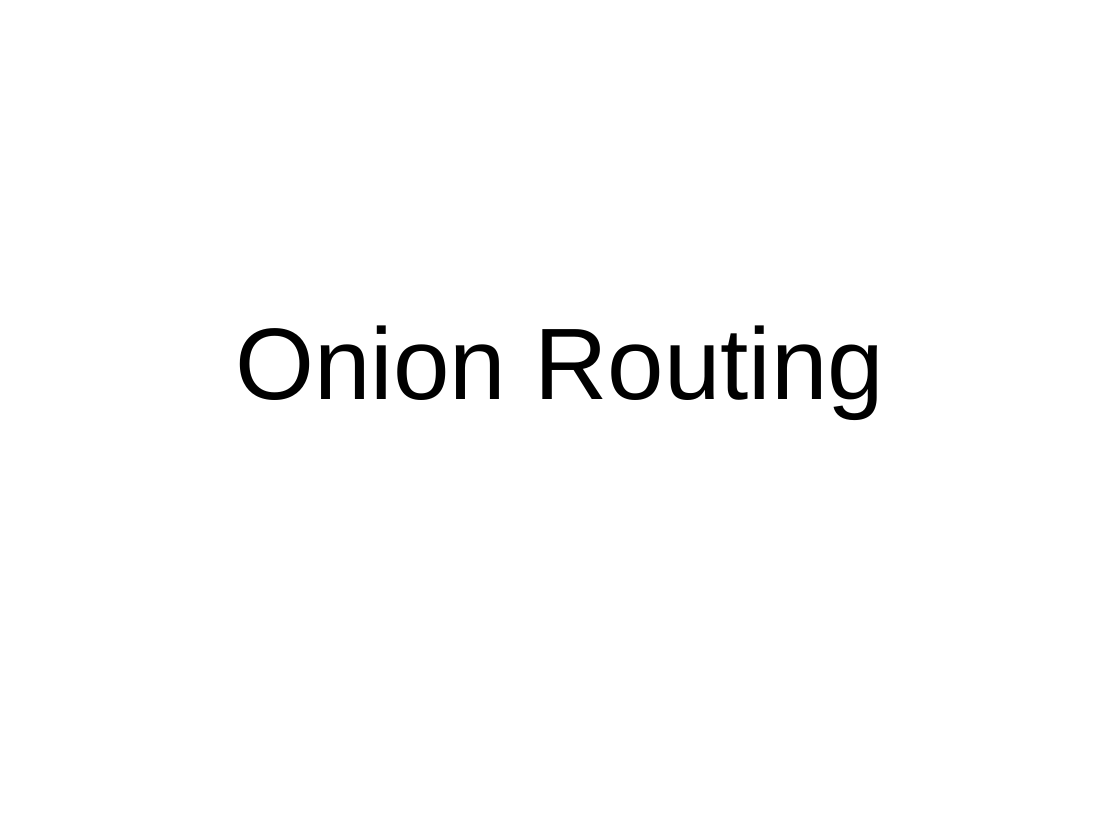
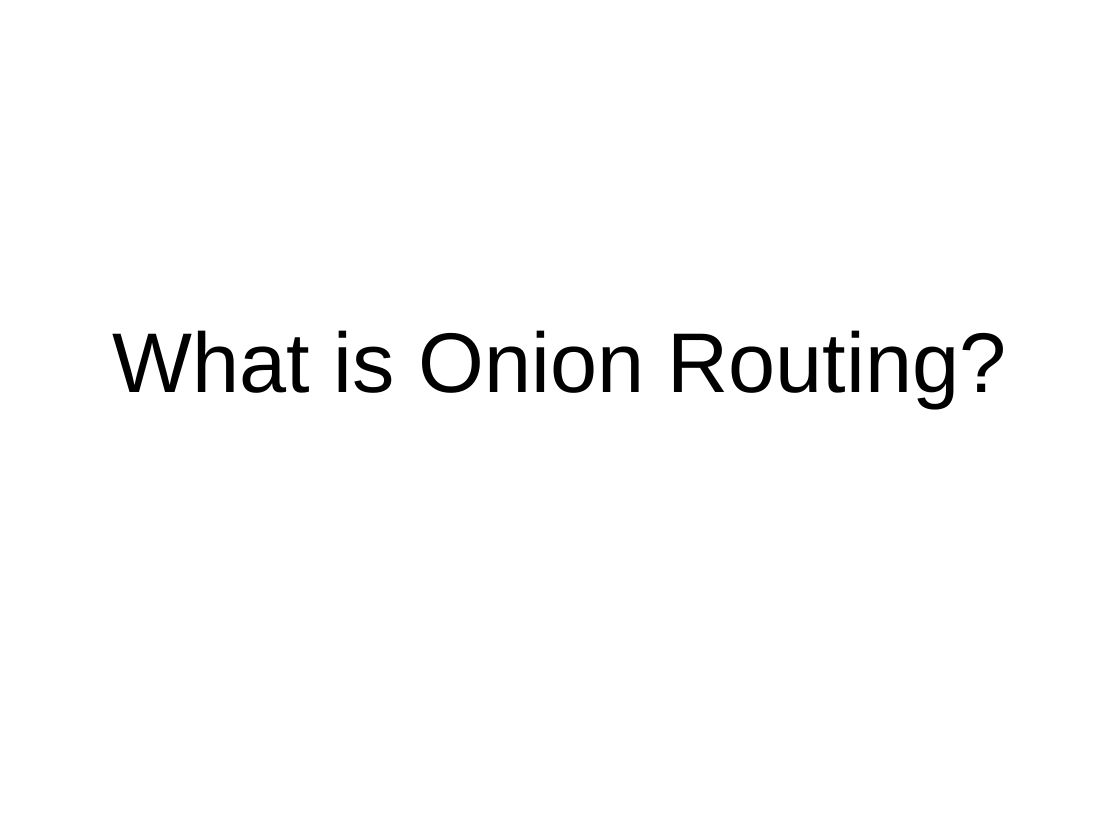
Before and after one commit to btoll/benjamintoll.com, a slide deck: slide 3 of static/talks/tor.odp. Drawn at 1120x840 pixels with LibreOffice and Linux fonts; fonts in the diff are those of the drawing. Boxes give left, top, right and bottom in pixels: in the first picture for what was removed or moved away, otherwise in the second. Text is boxed around its words. In the diff, an @@ line names an element or a change of style, - is before the commit and + after.

```diff
--- a/static/talks/tor.odp
+++ b/static/talks/tor.odp
@@ subtitle at bbox=[113, 330, 1007, 408]: text changed; size 72 to 60 pt @@
-Onion Routing
+What is Onion Routing?
```
Also in this commit, not shown: 7 other slides changed, 11 slides added, 6 slides removed, 7 other files.
